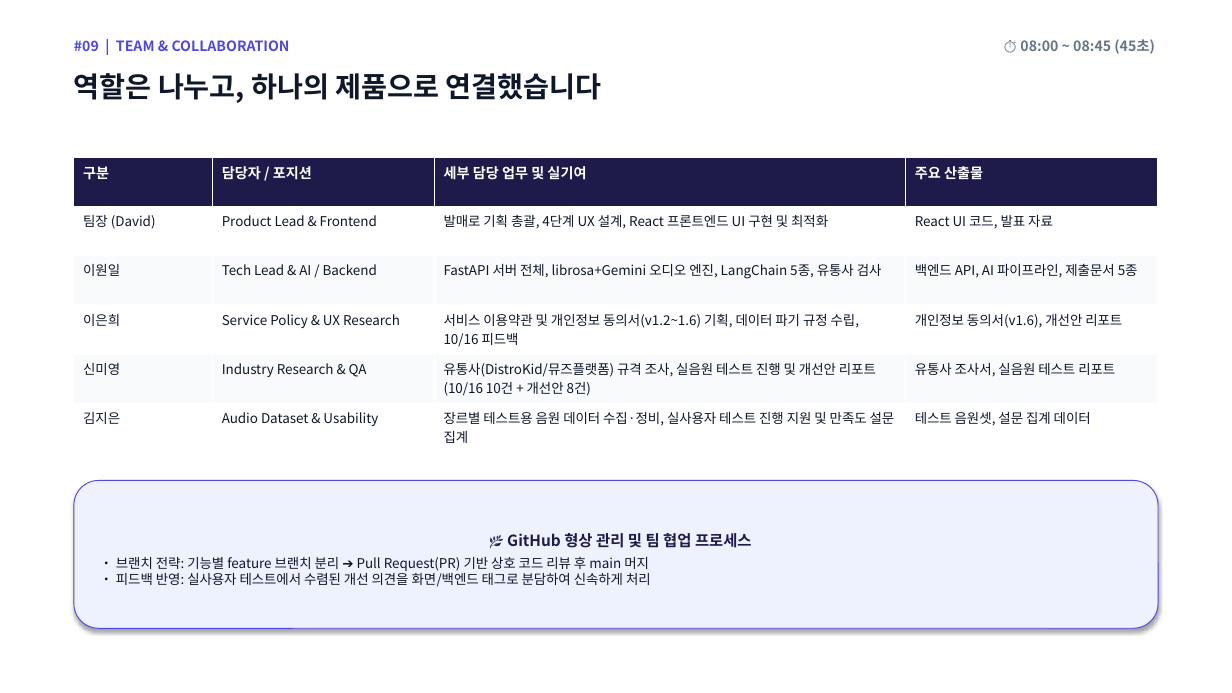
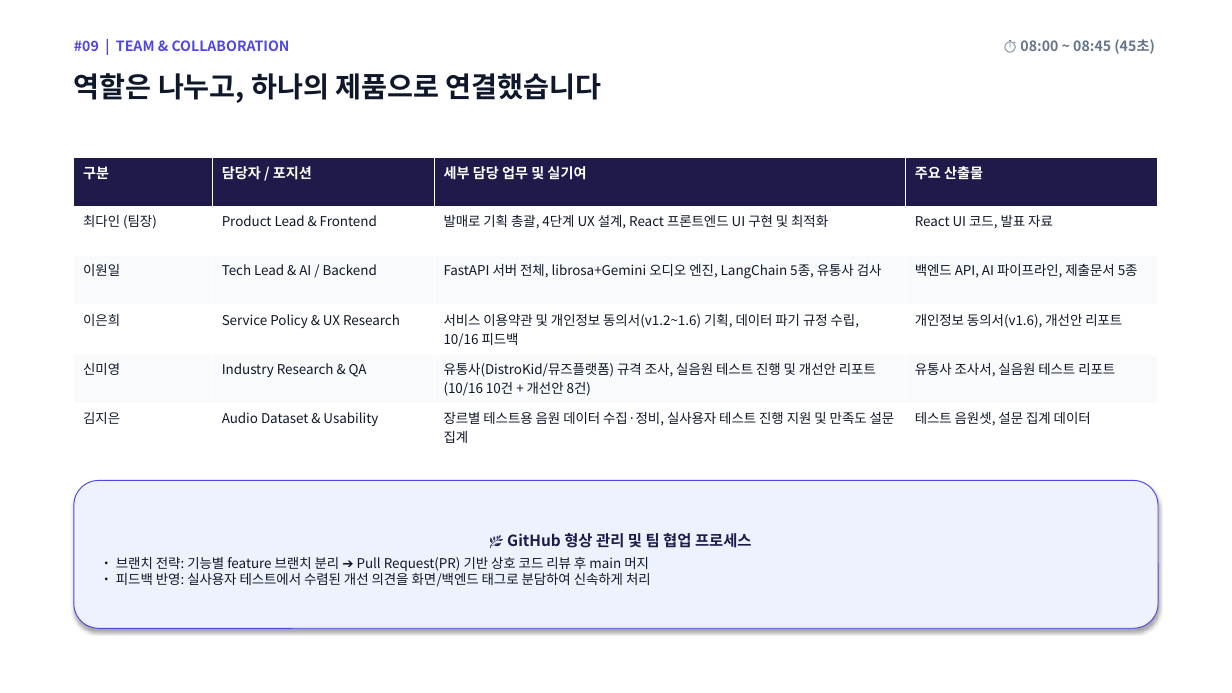
Before and after one commit to davidchoi0507/Codyssey_M2-1, a slide deck: slide 9 of balmaero_presentation.pptx. Drawn at 1232x693 pixels with LibreOffice and Linux fonts; fonts in the diff are those of the drawing. Boxes give left, top, right and bottom in pixels: in the first picture for what was removed or moved away, otherwise in the second. Text is boxed around its words. In the diff, an @@ line names an element or a change of style, - is before the commit and + after.

Commit message:
docs: 팀장 성함 정정(David -> 최다인) 전수 반영 (README, docs, PPTX)

```diff
--- a/balmaero_presentation.pptx
+++ b/balmaero_presentation.pptx
@@ table at [74,157,1158,453] @@
-row 2, column 1: 팀장 (David)
+row 2, column 1: 최다인 (팀장)
```
Also in this commit, not shown: 3 other files.
